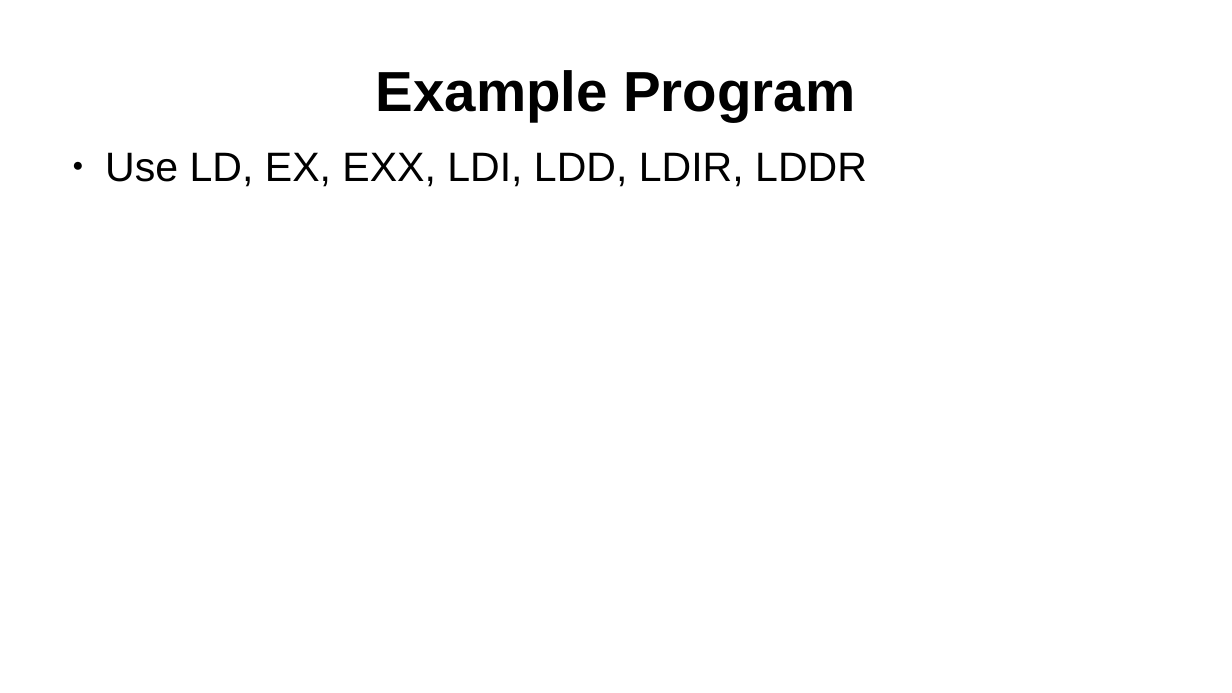
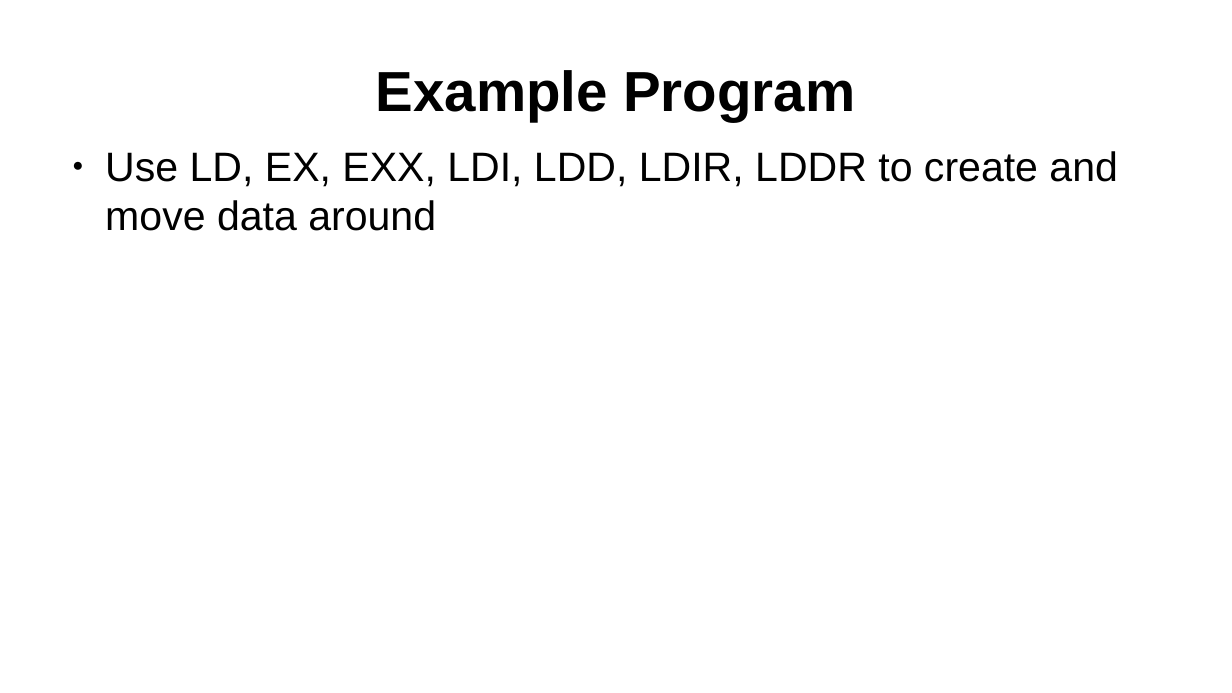
Before and after one commit to SlithyMatt/zxs-assembly-tutorial, a slide deck: slide 21 of Lesson3/Lesson3.odp (slide 12 before the commit). Drawn at 1232x693 pixels with LibreOffice and Linux fonts; fonts in the diff are those of the drawing. Boxes give left, top, right and bottom in pixels: in the first picture for what was removed or moved away, otherwise in the second. Text is boxed around its words. In the diff, an @@ line names an element or a change of style, - is before the commit and + after.

```diff
--- a/Lesson3/Lesson3.odp
+++ b/Lesson3/Lesson3.odp
@@ text at (105, 151, 1118, 231): text changed @@
-● Use LD, EX, EXX, LDI, LDD, LDIR, LDDR
+● Use LD, EX, EXX, LDI, LDD, LDIR, LDDR to create and move data around
```
Also in this commit, not shown: 7 other slides changed, 9 slides added.
